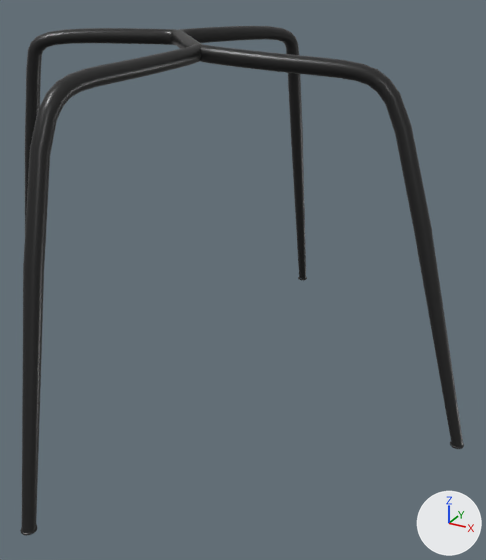
The glTF model models/chair/leg/tablechair_0102_leg.glb as it was, and as the next commit left it.
Before and after are seen from a camera (50 mm lens) standing at (0.459, -0.723, 0.055) and looking at (0.064, -0.005, -0.304). The axes (+X, +Y, +Z) are drawn at lower right. The lights are the same throughout. Where no turn or scale is listed for an object, it has been applied to the vertices.

The first picture shows 'tablechair_0102_leg'.
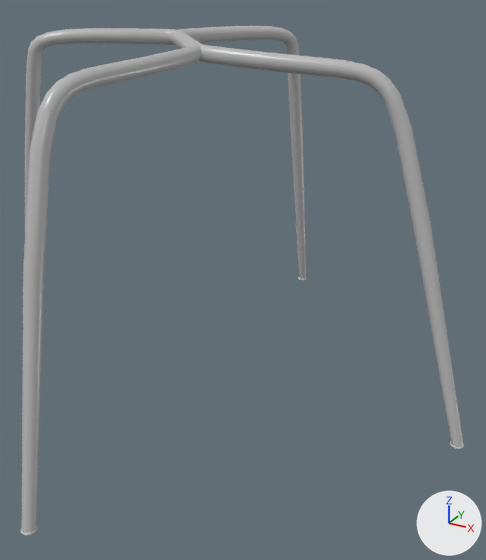
The newer file is also turned or shifted as a whole; pictures and numbers use the older file's frame.

Pixel boxes [x1, y1, x2, y2] of what changed, in the pictures (486 x 560 px):
'tablechair_0102_leg', recoloured (black to grey)
    both: [20, 26, 464, 536]

The change, as a diff of the scene's bpy script:
```diff
--- a/models/chair/leg/tablechair_0102_leg.glb.py
+++ b/models/chair/leg/tablechair_0102_leg.glb.py
@@ img_tablechair_0102_leg_lambert12_normal @@
+img_tablechair_0102_leg_lambert12_normal = load_image('tablechair_0102_leg_lambert12_Normal', '_unpacked/tablechair_0102_leg_lambert12_Normal', 512, 512, 'Non-Color')
@@ img_tablechair_0102_leg_lambert12_metallic_tablechair_0102_leg_lambert12_roughness @@
+img_tablechair_0102_leg_lambert12_metallic_tablechair_0102_leg_lambert12_roughness = load_image('tablechair_0102_leg_lambert12_Metallic-tablechair_0102_leg_lambert12_Roughness', '_unpacked/tablechair_0102_leg_lambert12_Metallic-tablechair_0102_leg_lambert12_Roughness', 512, 512, 'Non-Color')
@@ img_tablechair_0102_leg_lambert12_basecolor @@
+img_tablechair_0102_leg_lambert12_basecolor = load_image('tablechair_0102_leg_lambert12_BaseColor', '_unpacked/tablechair_0102_leg_lambert12_BaseColor', 512, 512, 'sRGB')
@@ mat_1 @@
+mat_1 = bpy.data.materials.new('1')
+# uses the picture img_tablechair_0102_leg_lambert12_basecolor
+# uses the picture img_tablechair_0102_leg_lambert12_metallic_tablechair_0102_leg_lambert12_roughness
+# uses the picture img_tablechair_0102_leg_lambert12_normal
@@ me_mesh @@
 me_mesh.from_pydata(...)  # 2800 vertices, 5344 faces; spans x -0.369..0.372, y -0.372..0.368, z -0.458..0.0
-me_mesh.materials.append(mat_lambert2)
+me_mesh.materials.append(mat_1)
```
